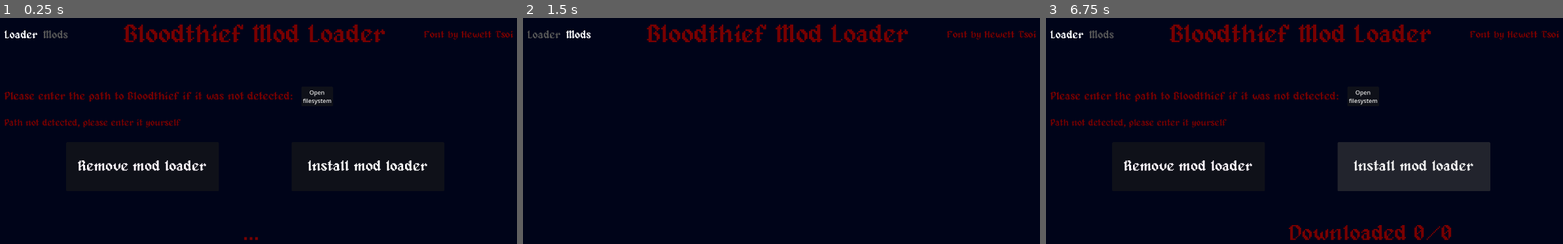
Above: before the commit, frames 1-3 (left to right).
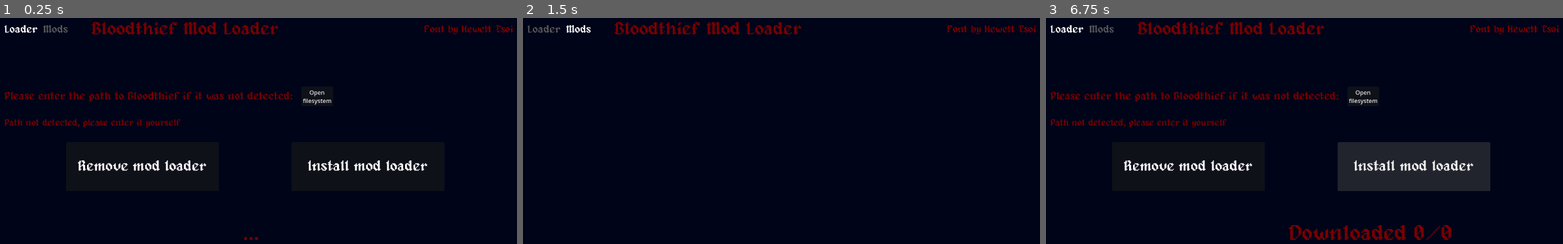
Above: after the commit, the same moments.

Repository: olvior/bloodthief-mod-loader
Game: Godot game, scene res://main.tscn
Same seed, same stepped clock (60 frames per second), same inputs: the game is played once before the commit and once after it.
Inputs:
- Up to frame 1 (0.25 s): no input
- Up to frame 2 (1.5 s): click "Mods" at 0.5 s; click "Mods" at 1.25 s
- Up to frame 3 (6.75 s): click "Mods" at 2 s; click "Loader" at 2.75 s; click "Open filesystem" at 3.5 s; click "Open filesystem" at 4.25 s; click "Open filesystem" at 5 s; click "Remove mod loader" at 5.75 s; click "Install mod loader" at 6.5 s

The runs differ from the first frame. In frame 1, 2.9% of the frame differs, in the area x 0-100%, y 1-11%; in frame 2, 2.9%; in frame 3, 2.9%.
Error before the commit: Invalid call. Nonexistent function 'values' in base 'Nil'. (res://mods_scene.gd:10)
Error after the commit: Invalid type in static function 'open' in type 'DirAccess'. Cannot convert argument 1 from Nil to String. (res://manager.gd:42)

Commit message:
Changed to godot 4.3

Diff:
--- a/bt_mod_loader_installer/main.tscn
+++ b/bt_mod_loader_installer/main.tscn
@@ -7,11 +7,11 @@
 [sub_resource type="StyleBoxFlat" id="StyleBoxFlat_6jqm1"]
 bg_color = Color(0, 0.015, 0.1, 1)
 
-[sub_resource type="StyleBoxEmpty" id="StyleBoxEmpty_pwv2h"]
-
 [sub_resource type="StyleBoxEmpty" id="StyleBoxEmpty_ude4a"]
 
 [sub_resource type="StyleBoxEmpty" id="StyleBoxEmpty_kqu2b"]
+
+[sub_resource type="StyleBoxEmpty" id="StyleBoxEmpty_pwv2h"]
 
 [node name="Control" type="Control"]
 layout_mode = 3
@@ -35,7 +35,7 @@
 layout_mode = 1
 anchors_preset = 10
 anchor_right = 1.0
-offset_bottom = 109.0
+offset_bottom = 79.0
 grow_horizontal = 2
 mouse_filter = 2
 theme_override_constants/margin_left = 10
@@ -45,7 +45,6 @@
 
 [node name="MarginContainer2" type="MarginContainer" parent="Title"]
 layout_mode = 2
-theme_override_constants/margin_left = 700
 
 [node name="Label2" type="Label" parent="Title/MarginContainer2"]
 layout_mode = 2
@@ -54,20 +53,18 @@
 text = "Font by Hewett Tsoi"
 horizontal_alignment = 2
 vertical_alignment = 2
-autowrap_mode = 3
 
 [node name="MarginContainer" type="MarginContainer" parent="Title"]
 layout_mode = 2
 mouse_filter = 2
-theme_override_constants/margin_left = 200
-theme_override_constants/margin_right = 200
+theme_override_constants/margin_left = 260
+theme_override_constants/margin_right = 640
 
 [node name="Label" type="Label" parent="Title/MarginContainer"]
 layout_mode = 2
 theme = ExtResource("1_mp33n")
-theme_override_font_sizes/font_size = 70
+theme_override_font_sizes/font_size = 50
 text = "Bloodthief Mod Loader"
-horizontal_alignment = 1
 vertical_alignment = 1
 autowrap_mode = 3
 
@@ -86,26 +83,26 @@
 layout_mode = 2
 focus_mode = 0
 theme = ExtResource("1_mp33n")
+theme_override_colors/font_hover_color = Color(1, 1, 1, 1)
+theme_override_colors/font_pressed_color = Color(0.341176, 0.341176, 0.341176, 1)
 theme_override_colors/font_color = Color(1, 1, 1, 1)
-theme_override_colors/font_pressed_color = Color(0.341176, 0.341176, 0.341176, 1)
-theme_override_colors/font_hover_color = Color(1, 1, 1, 1)
 theme_override_font_sizes/font_size = 30
-theme_override_styles/normal = SubResource("StyleBoxEmpty_pwv2h")
 theme_override_styles/hover = SubResource("StyleBoxEmpty_ude4a")
 theme_override_styles/pressed = SubResource("StyleBoxEmpty_kqu2b")
+theme_override_styles/normal = SubResource("StyleBoxEmpty_pwv2h")
 text = "Loader"
 
 [node name="ModsTab" type="Button" parent="Title/MarginContainer3/HBoxContainer"]
 layout_mode = 2
 focus_mode = 0
 theme = ExtResource("1_mp33n")
+theme_override_colors/font_hover_color = Color(0.341176, 0.341176, 0.341176, 1)
+theme_override_colors/font_pressed_color = Color(1, 1, 1, 1)
 theme_override_colors/font_color = Color(0.341176, 0.341176, 0.341176, 1)
-theme_override_colors/font_pressed_color = Color(1, 1, 1, 1)
-theme_override_colors/font_hover_color = Color(0.341176, 0.341176, 0.341176, 1)
 theme_override_font_sizes/font_size = 30
-theme_override_styles/normal = SubResource("StyleBoxEmpty_pwv2h")
 theme_override_styles/hover = SubResource("StyleBoxEmpty_ude4a")
 theme_override_styles/pressed = SubResource("StyleBoxEmpty_kqu2b")
+theme_override_styles/normal = SubResource("StyleBoxEmpty_pwv2h")
 text = "Mods"
 
 [node name="Manager" parent="." instance=ExtResource("3_ji723")]
--- a/bt_mod_loader_installer/mods_scene.gd
+++ b/bt_mod_loader_installer/mods_scene.gd
@@ -29,6 +29,7 @@
 func _http_request_completed(result, _response_code, _headers, body):
 	if result != OK:
 		push_error("Download Failed")
+		return
 
 	mods_dict = JSON.parse_string(body.get_string_from_utf8())
 	populate_mods_list()
--- a/bt_mod_loader_installer/project.godot
+++ b/bt_mod_loader_installer/project.godot
@@ -12,7 +12,7 @@
 
 config/name="bloodthief_mod_loader"
 run/main_scene="res://main.tscn"
-config/features=PackedStringArray("4.2", "GL Compatibility")
+config/features=PackedStringArray("4.3", "GL Compatibility")
 config/icon="res://icon.svg"
 
 [display]
